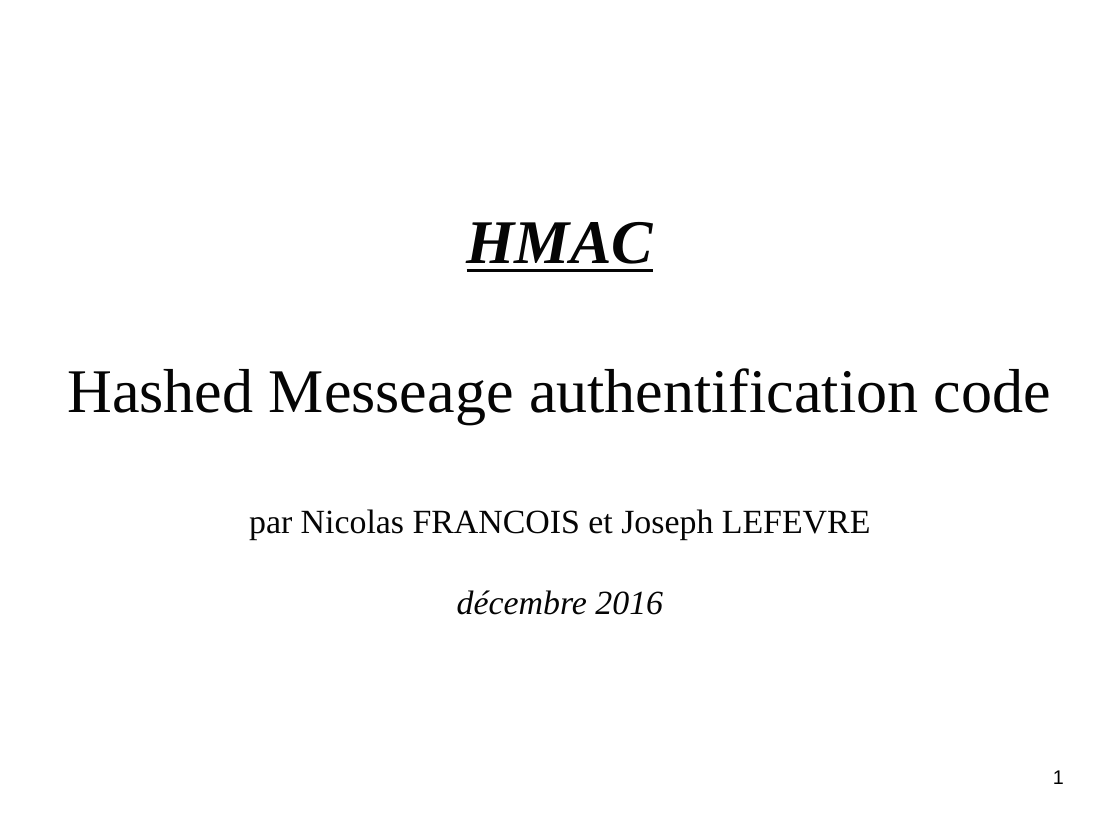
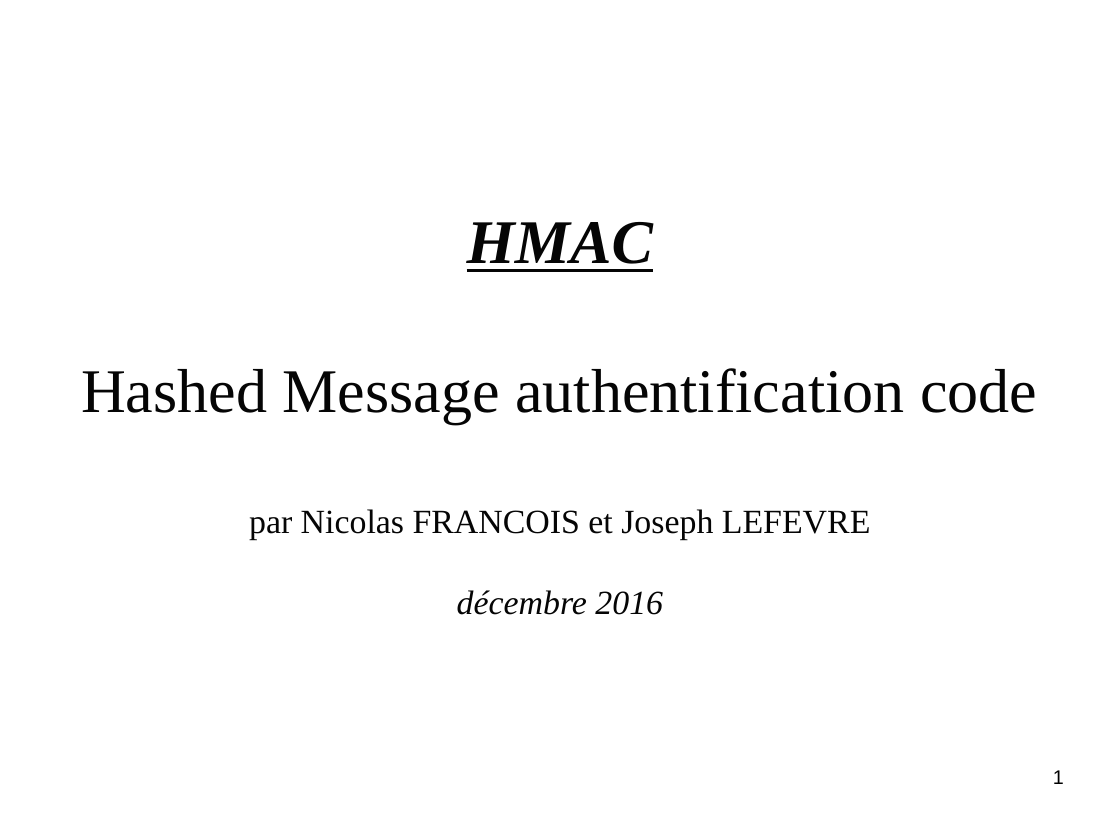
Before and after one commit to jajoe/HMAC, a slide deck: slide 1 of doc/presentation.odp. Drawn at 1120x840 pixels with LibreOffice and Linux fonts; fonts in the diff are those of the drawing; background and template pictures are left out. Boxes give left, top, right and bottom in pixels: in the first picture for what was removed or moved away, otherwise in the second. Text is boxed around its words. In the diff, an @@ line names an element or a change of style, - is before the commit and + after.

```diff
--- a/doc/presentation.odp
+++ b/doc/presentation.odp
@@ title at (x1=81, y1=222, x2=1037, y2=615): text changed @@
-HMAC
-Hashed Messeage authentification code
-par Nicolas FRANCOIS et Joseph LEFEVRE
-décembre 2016
+HMAC
+Hashed Message authentification code
+par Nicolas FRANCOIS et Joseph LEFEVRE
+décembre 2016
```
Also in this commit, not shown: 2 other slides changed, 1 other file.
